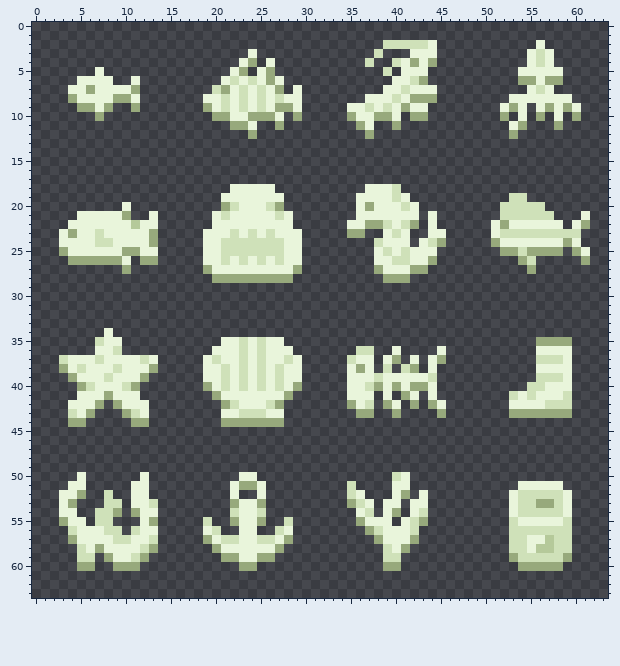
One commit to this pixel-art file: Art/Items/aesprite/catchables.aseprite. Above: the version before the commit.
64x64 pixels, 1 frame.
Now the later version:
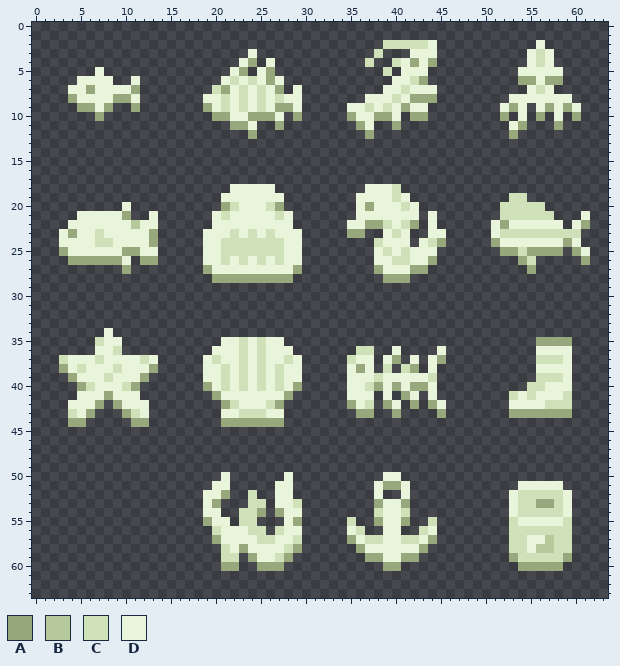
Palette (. is transparent): A #97a97c  B #b5c99a  C #cfe1b9  D #e9f5db
From old to new:
Layer "trash":
y 50: x 5 D -> .; x 12 D -> .; x 21 . -> D; x 23..24 DD -> ..; x 28 . -> D; x 39..41 .CD -> DD.
y 51: x 4..5 DD -> ..; x 11..12 DD -> ..; x 20..25 ..DAAD -> DD....; x 27..28 .. -> DD; x 35 C -> .; x 38..40 ..D -> DAA
y 52: x 3..5 DDA -> ...; x 8 C -> .; x 11..12 DD -> ..; x 19..22 ...D -> DDA.; x 24..25 .D -> C.; x 27..28 .. -> DD; x 35..36 CD -> ..; x 38 . -> D; x 40..41 DA -> .D; x 43 D -> .
y 53: x 3..4 DA -> ..; x 8..9 CC -> ..; x 11..13 DDC -> ...; x 19..20 .. -> DA; x 22..25 ADDA -> ..CC; x 27..29 ... -> DDC; x 35..38 ACD. -> ...A; x 41..43 .DD -> A..
y 54: x 3..4 DD -> ..; x 7..9 CCA -> ...; x 11..13 ADD -> ...; x 19..20 .. -> DD; x 22..25 CDDC -> .CCA; x 27..29 ... -> ADD; x 36..38 DC. -> ..C; x 40..43 A.DC -> DC..
y 55: x 3..5 ADD -> ...; x 7..8 CC -> ..; x 12..13 DA -> ..; x 19..25 C..ADDA -> ADD.CC.; x 28..29 C. -> DA; x 35..38 .ADD -> C..A; x 40..44 .DCA. -> DA..C
y 56: x 4..9 CDDDCC -> ......; x 11..13 CDD -> ...; x 19 D -> .; x 21..22 .. -> DD; x 24..25 D. -> CC; x 29 . -> D; x 35..38 ..AC -> DC..; x 41..44 DC.. -> ..CD
y 57: x 4..13 ADDDDCCDDC -> ..........; x 19..22 ADCC -> .ADD; x 28..29 A. -> DC; x 35..38 ...A -> ADCC; x 41..44 DA.. -> CCDA
y 58: x 5..13 CDADDDDCA -> .........; x 20..21 AD -> .C; x 23 D -> A; x 27..29 A.. -> DCA; x 36..39 ...C -> ADDD; x 41..43 A.. -> DDA
y 59: x 5..6 CC -> ..; x 8..12 ADDCA -> .....; x 21..28 AADDAA.. -> CC.ADDCA; x 37..42 ..CC.. -> AADDAA
y 60: x 5..6 AA -> ..; x 9..11 AAA -> ...; x 21..27 ..AA... -> AA..AAA
Boxes around the changes in both pictures, in picture pixels (x1, y1, x2, y2):
erased: (59, 472, 158, 571)
changed: (203, 472, 302, 571)
changed: (347, 472, 437, 562)
